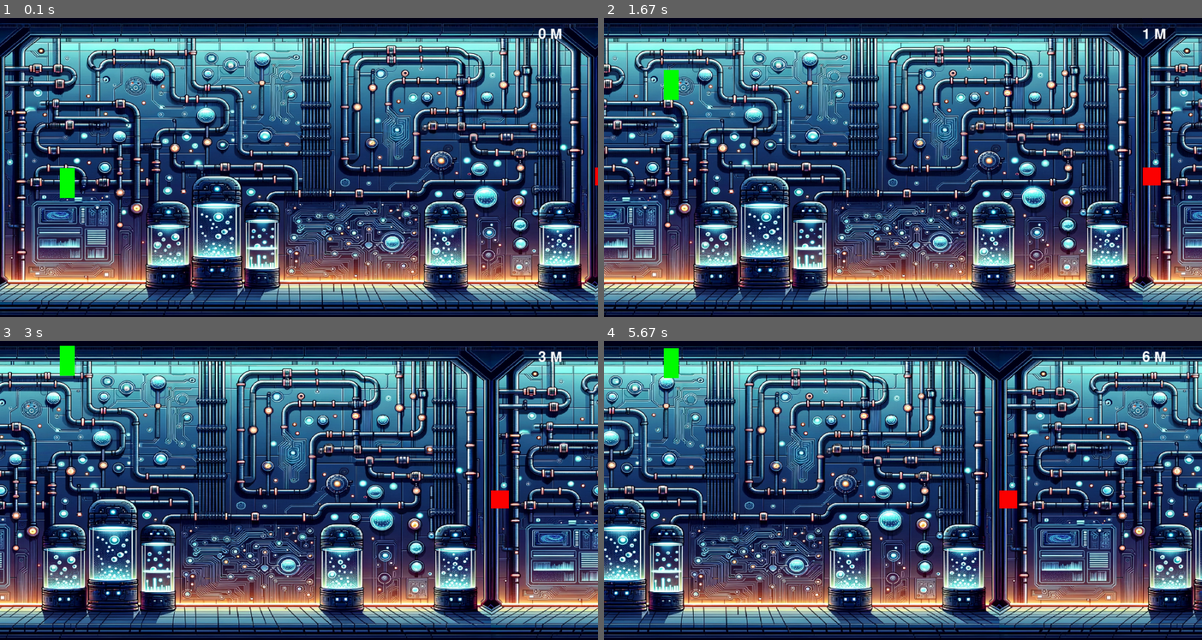
Above: before the commit, frames 1-4 (two rows, left to right).
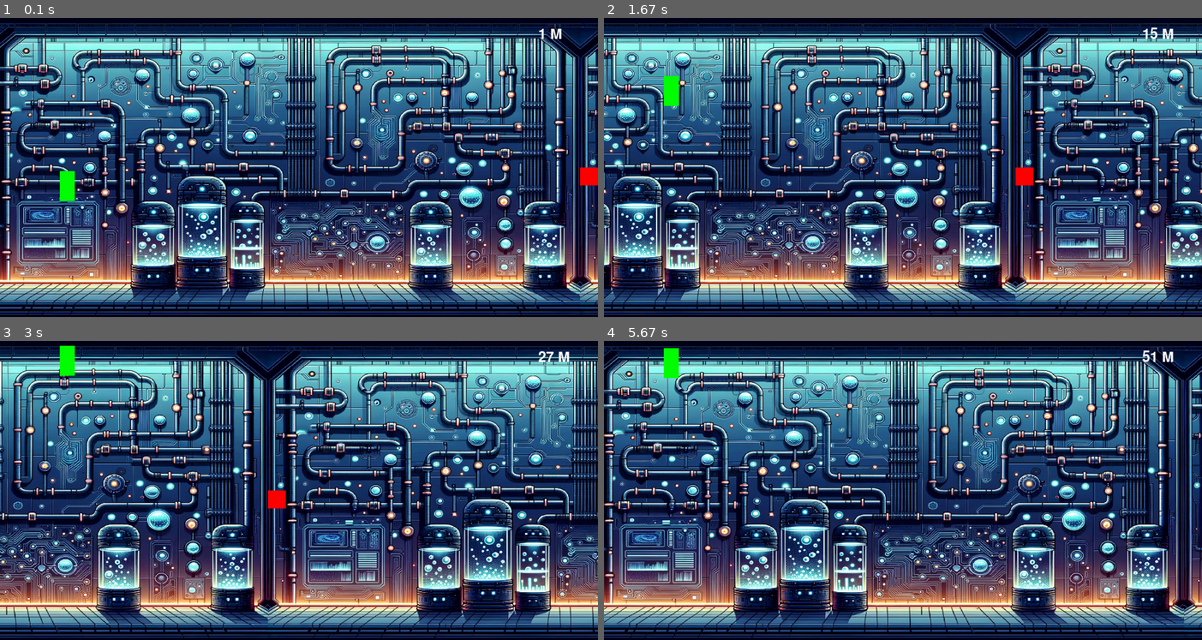
Above: after the commit, the same moments.

Repository: insper-classroom/projeto-pygame-prata
Game: pygame game, started from jogo.py
The game is run twice, just before and just after one commit, with the same random seed, the same clock (stepped at 60 frames per second) and the same inputs.
Inputs:
- Up to frame 1 (0.1 s): no input
- Up to frame 2 (1.67 s): tap Space at 0.33, 0.73, 1.03, 1.23, 1.57 s
- Up to frame 3 (3 s): tap Space at 1.87, 2.07, 2.37, 2.63, 2.97 s
- Up to frame 4 (5.67 s): tap Space at 3.27, 3.4, 3.8, 4.1, 4.47, 4.87, 5.17, 5.37 s

The runs differ from the first frame. In frame 1, 57% of the frame differs, in the area x 0-100%, y 0-100%; in frame 2, 69%; in frame 3, 68%; in frame 4, 68%.

Commit message:
Correção da sprite do background + algumas alter

Diff:
--- a/constantes.py
+++ b/constantes.py
@@ -2,5 +2,5 @@
 
 largura_tela = 1000
 altura_tela = 500
-velocidade_tela = 1
+velocidade_tela = 3
 altura_chao = 465
--- a/jogo.py
+++ b/jogo.py
@@ -5,7 +5,7 @@
 def inicializa():
     pygame.init()
     window = pygame.display.set_mode((largura_tela, altura_tela))
-    pygame.display.set_caption('Corre!')
+    pygame.display.set_caption('LabRun')
     return window
 
 class Obstacle(pygame.sprite.Sprite):
@@ -19,7 +19,7 @@
     def move_obstacle(self):
         self.rect_obstacle.x -= velocidade_tela
         if self.rect_obstacle.right < 0:
-            self.rect_obstacle.x = largura_tela
+            self.rect_obstacle.x = random.randint (largura_tela, largura_tela * 2)
             self.rect_obstacle.y = random.randint(100, altura_tela - 100)
 
     def draw_obstacle(self, window):
@@ -101,13 +101,7 @@
     distancia_percorrida = 0
     fonte = pygame.font.Font(None, 36)
 
-    tempo_passado = 0
-    tempo_de_aumento_velocidade = 20000
-    incremento_velocidade = 0.5
-    tempo_entre_frames = pygame.time.Clock()
-
-
-    obstacles = [Obstacle() for _ in range(5)]
+    obstacles = [Obstacle() for _ in range(10)]
 
 
     while True:
@@ -116,16 +110,9 @@
                 pygame.quit()
                 return
 
-        tempo_passado += tempo_entre_frames.tick()
-
-        if tempo_passado >= tempo_de_aumento_velocidade:
-            global velocidade_tela
-            velocidade_tela += incremento_velocidade
-            tempo_passado -= tempo_de_aumento_velocidade
-
         player.movimenta_player()
         background_imagem.movimenta_background()
-        distancia_percorrida += velocidade_tela / 50
+        distancia_percorrida += velocidade_tela / 20
 
         for obstacle in obstacles:
             obstacle.move_obstacle()
